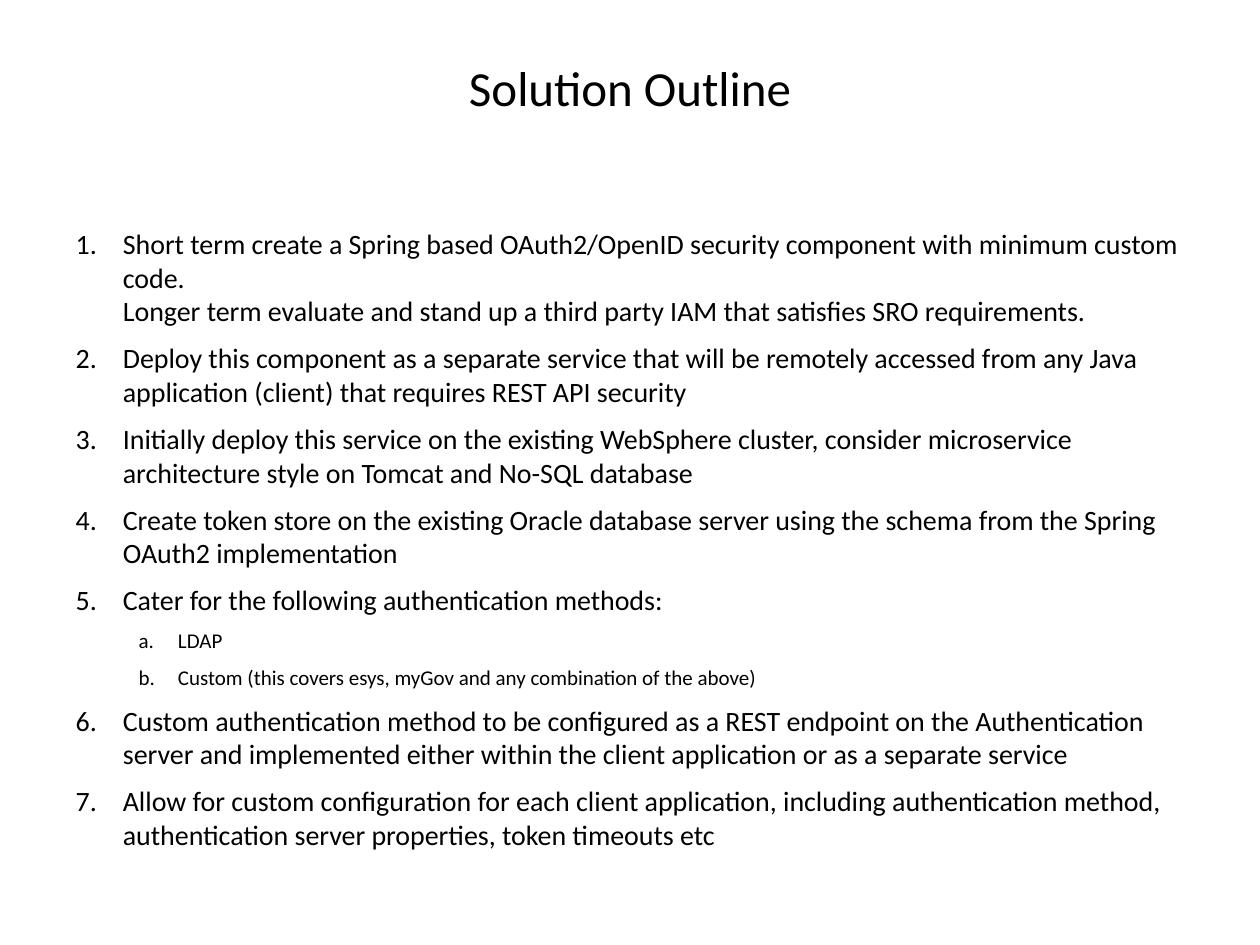
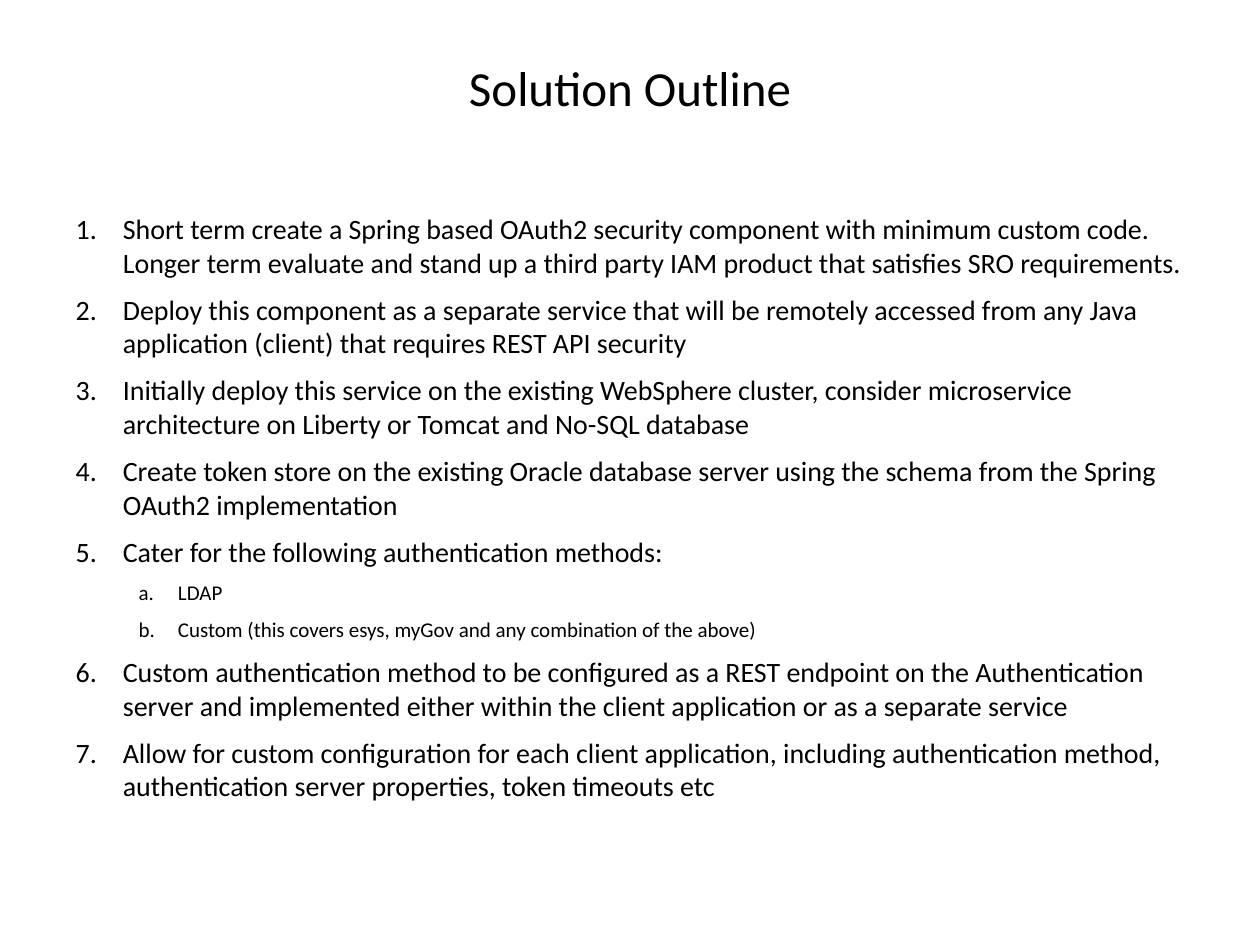
Before and after one commit to mishastankovic/misc, a slide deck: slide 5 of REST API Security.pptx (slide 8 before the commit). Drawn at 1260x945 pixels with LibreOffice and Linux fonts; fonts in the diff are those of the drawing. Boxes give left, top, right and bottom in pixels: in the first picture for what was removed or moved away, otherwise in the second. Text is boxed around its words. In the diff, an @@ line names an element or a change of style, - is before the commit and + after.

```diff
--- a/REST API Security.pptx
+++ b/REST API Security.pptx
@@ text "Short term create a Spring ...": place and size @@
-text "Short term create a Spring ..." at box(123, 234, 1177, 850)
+text "Short term create a Spring ..." at box(123, 219, 1180, 801)
@@ text at box(123, 219, 1180, 278): text changed @@
-1. Short term create a Spring based OAuth2/OpenID security component with minimum custom code.
-   Longer term evaluate and stand up a third party IAM that satisfies SRO requirements.
+1. Short term create a Spring based OAuth2 security component with minimum custom code.
+   Longer term evaluate and stand up a third party IAM product that satisfies SRO requirements.
@@ text at box(123, 380, 1072, 439): text changed @@
-3. Initially deploy this service on the existing WebSphere cluster, consider microservice architecture style on Tomcat and No-SQL database
+3. Initially deploy this service on the existing WebSphere cluster, consider microservice architecture on Liberty or Tomcat and No-SQL database
```
Also in this commit, not shown: 6 other slides changed, 2 slides added, 4 slides removed.
